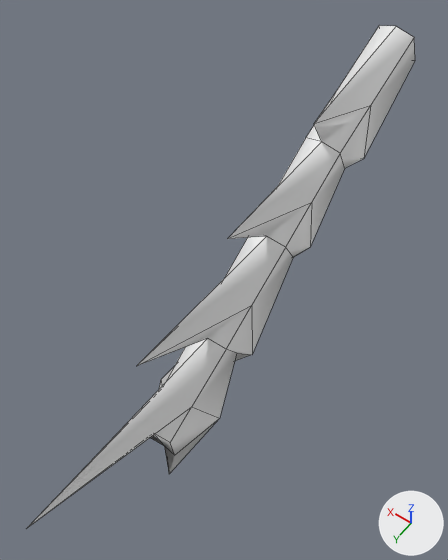
Two versions of the FBX model Assets/MMM/Models/Character/MYO/tail_6.fbx, one commit apart.
Rendered twice from a camera (50 mm lens) standing at (-0.363, 1.506, 1.411) and looking at (0.048, 0.93, 0.506). The axes (+X, +Y, +Z) are drawn at lower right. The lights are the same throughout. Mesh edges are drawn as thin lines. Materials are left out; every surface is plain grey. Where no turn or scale is listed for an object, it has been applied to the vertices.

In view in the first picture: 'tail_6'.
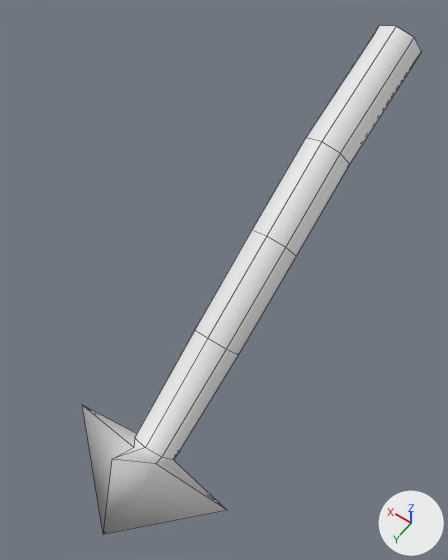
Where the newer file only moved an object's origin or applied its transform, the numbers keep the older frame.

The change, as a list of edits to the scene's bpy script:
```text
Change me_mesh:
    used by ob_tail_6; location = (0.0, 0.0, 0.0)
    remove me_mesh.from_pydata(...)  # 54 vertices, 50 faces; spans x -0.068..0.068, y 0.397..1.455, z 0.171..0.802
    add me_mesh.from_pydata(...)  # 49 vertices, 44 faces; spans x -0.168..0.168, y 0.397..1.367, z 0.21..0.802
    me_mesh part 1
    21 vertices are removed from x -0.068..0.068, y 0.595..1.212, z 0.171..0.764
    46 faces are deleted
    6 vertices move from x -0.032..0.032, y 1.138..1.455, z 0.389..0.545 to x -0.03..0.03, y 1.149..1.231, z 0.21..0.385
    16 vertices are added at x -0.168..0.168, y 0.427..1.367, z 0.264..0.753
    40 new faces join them
```

Location of each change, [x1, y1, x2, y2] in pixels of the pictures (448 x 560 px; the box of a moved part takes in the faces that stretch with it):
'tail_6', reshaped (13% narrower)
    before: [26, 25, 415, 529]
    after: [82, 25, 422, 534]
part 1 of me_mesh, moved or reshaped
    before: [137, 25, 415, 474]
    after: [82, 25, 422, 534]
